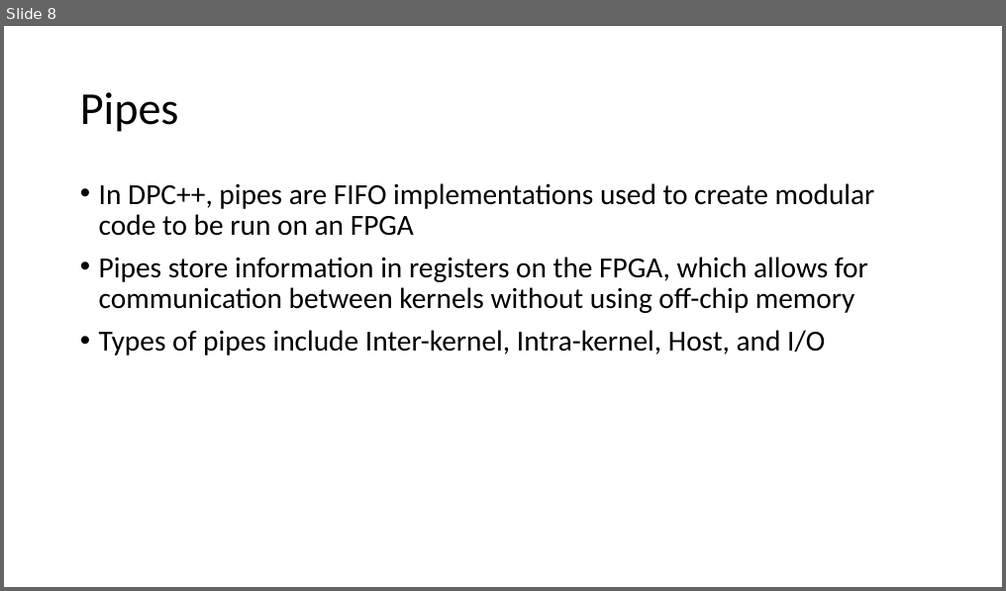
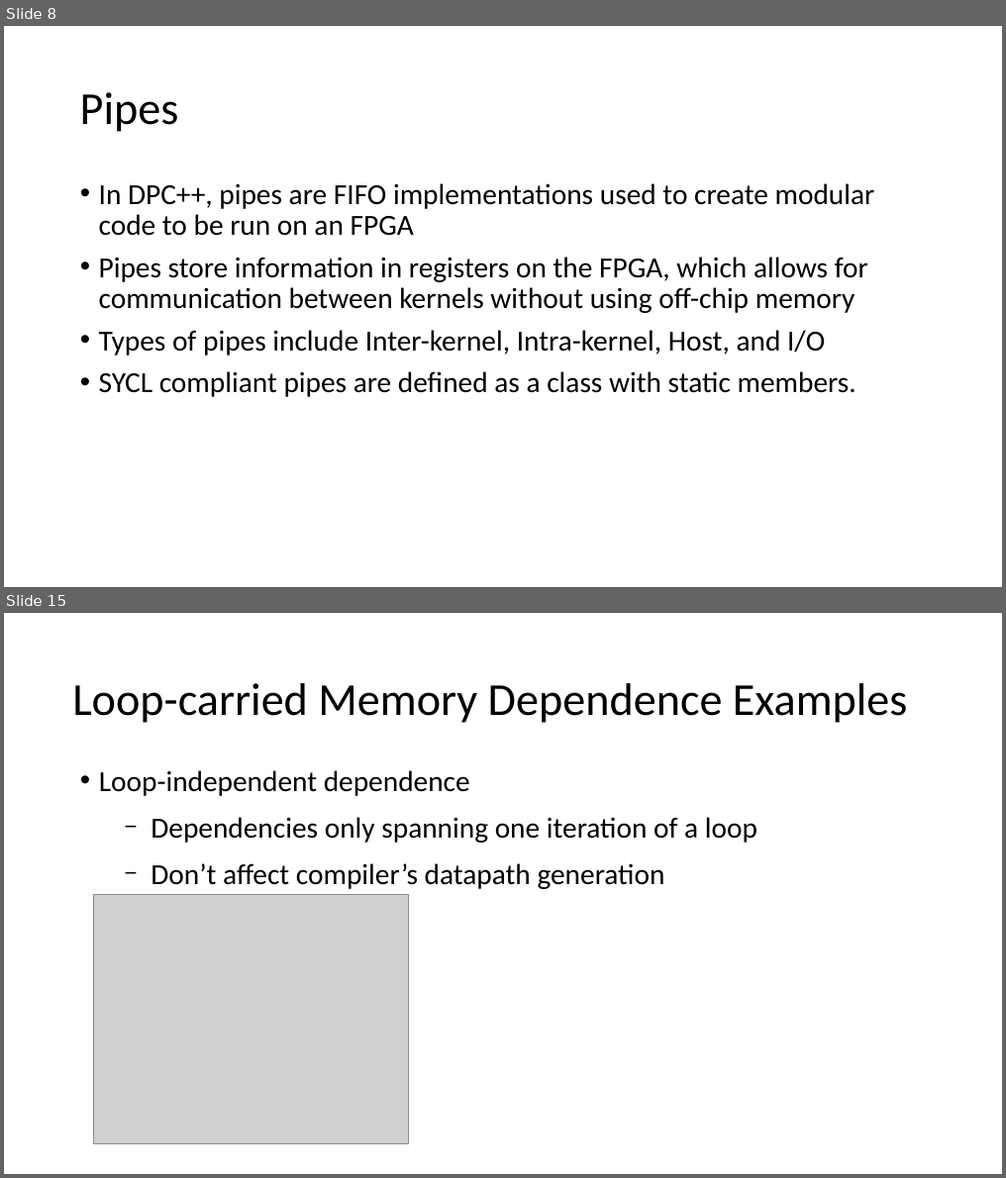
Before and after one commit to BenjaminMFindley/Reconfig-2-SYCL-DPCPP, a slide deck: Slides/SYCL_FPGA.pptx. Shown one above the other, each under a label of ours: slide 8 before the commit, slides 8 and 15 after it; the slides between them are not shown. The pictures are 1006x591 and 1006x1178 pixels, drawn with LibreOffice and Linux fonts; fonts in the diff are those of the drawing; grey boxes stand for pictures. Boxes give left, top, right and bottom in pixels: in the first picture for what was removed or moved away, otherwise in the second. Text is boxed around its words. In the diff, an @@ line names an element or a change of style, - is before the commit and + after.

Commit message:
Added slides on features necessary to understand Intel reference design to SYCL-FPGA deck

```diff
--- a/Slides/SYCL_FPGA.pptx
+++ b/Slides/SYCL_FPGA.pptx
@@ slide 15 added at (x1=4, y1=613, x2=1002, y2=1174), background #FFFFFF @@
@@ text added at (x1=72, y1=683, x2=908, y2=723), 44 pt, text #000000 @@
+Loop-carried Memory Dependence Examples
@@ text added at (x1=99, y1=770, x2=757, y2=889), 28 pt, text #000000 @@
+• Loop-independent dependence
+  − Dependencies only spanning one iteration of a loop
+  − Don’t affect compiler’s datapath generation
@@ picture added at (x1=94, y1=894, x2=408, y2=1145) @@
@@ slide 8 changed as well @@
@@ text at (x1=99, y1=372, x2=856, y2=397): paragraph added @@
+• SYCL compliant pipes are defined as a class with static members.
```
Also in this commit, not shown: 1 other slide changed, 8 other slides added.
